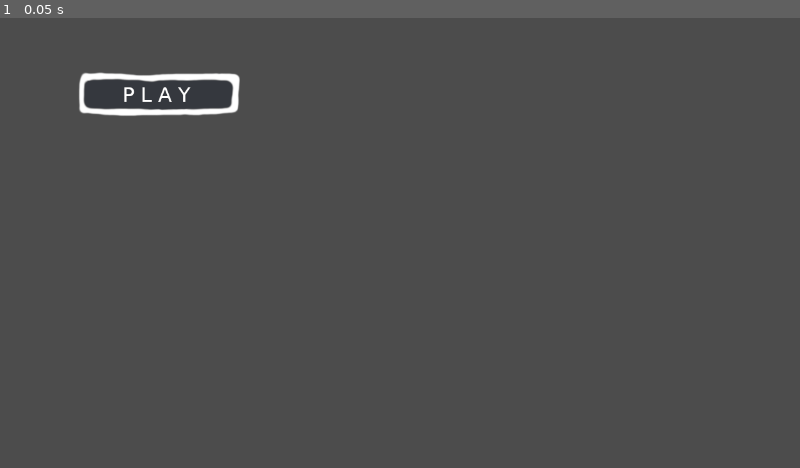
Above: before the commit, frame 1.
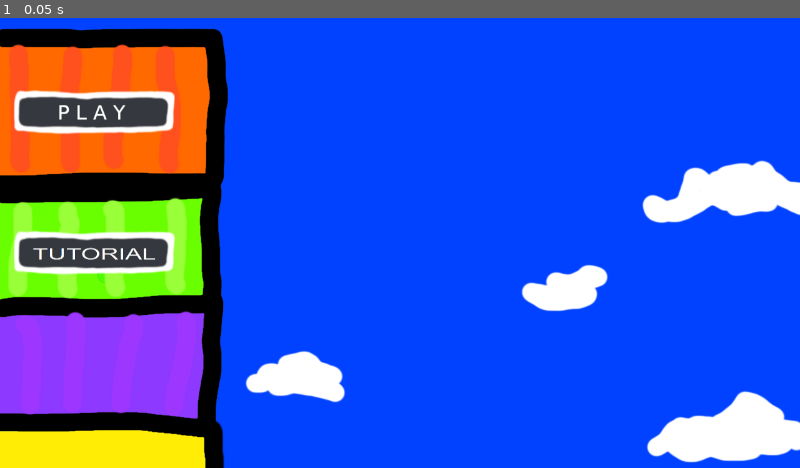
Above: after the commit, the same moment.

Repository: gitond/Gmtk-2021-Ortutay-Weck
Game: Godot game, scene res://title_screen.tscn
Two runs of this game, one before a commit and one after it. Both use one fixed random seed, a clock stepped at 60 frames per second and the inputs below.
Inputs:
- Up to frame 1 (0.05 s): no input

The runs differ from the first frame. In frame 1, 98% of the frame differs, in the area x 0-100%, y 0-100%.

Commit message:
Added menu

Diff:
--- a/scripts/title_screen/title_screen.gd
+++ b/scripts/title_screen/title_screen.gd
@@ -12,14 +12,16 @@
 # and the same thing will be done to the y values of course.
 
 # InpValues member format: [smallerCoordinate,biggerCoordinate,id]
-var InpValuesX = [[125,380,"INP_ID_1"]]
+var InpValuesX = [[50,380,"INP_ID_1"]]
 var InpValuesY = [[90,145,"INP_ID_1"]]
 
 var possibleValidInputIdsX = []
 var possibleValidInputIdsY = []
 
 # Called when the node enters the scene tree for the first time.
-#func _ready():
+func _ready():
+	get_node("PlayButton").global_position = Vector2(150, 150)
+	get_node("TutorialButton").global_position = Vector2(150, 375)
 
 # Called every frame. 'delta' is the elapsed time since the previous frame.
 #func _process(delta):
--- a/title_screen.tscn
+++ b/title_screen.tscn
@@ -1,54 +1,25 @@
-[gd_scene load_steps=3 format=2]
+[gd_scene load_steps=5 format=2]
 
 [ext_resource path="res://assets/temporary/title_screen/temp_play.png" type="Texture" id=1]
+[ext_resource path="res://assets/temporary/title_screen/menu_bg.png" type="Texture" id=2]
 [ext_resource path="res://scripts/title_screen/title_screen.gd" type="Script" id=3]
+[ext_resource path="res://assets/temporary/title_screen/tutorial_button.png" type="Texture" id=4]
 
 [node name="title_screen" type="MarginContainer"]
 anchor_right = 1.0
 anchor_bottom = 1.0
-custom_constants/margin_right = 120
-custom_constants/margin_top = 80
-custom_constants/margin_left = 120
-custom_constants/margin_bottom = 80
 script = ExtResource( 3 )
 __meta__ = {
 "_edit_use_anchors_": false
 }
 
-[node name="HBoxContainer" type="HBoxContainer" parent="."]
-margin_left = 120.0
-margin_top = 80.0
-margin_right = 1160.0
-margin_bottom = 640.0
+[node name="TextureRect" type="TextureRect" parent="."]
+margin_right = 1280.0
+margin_bottom = 720.0
+texture = ExtResource( 2 )
 
-[node name="TextureRect" type="TextureRect" parent="HBoxContainer"]
-margin_bottom = 560.0
-
-[node name="VBoxContainer" type="VBoxContainer" parent="HBoxContainer"]
-margin_left = 4.0
-margin_right = 264.0
-margin_bottom = 560.0
-
-[node name="TextureRect" type="TextureRect" parent="HBoxContainer/VBoxContainer"]
-margin_right = 260.0
-
-[node name="VBoxContainer" type="VBoxContainer" parent="HBoxContainer/VBoxContainer"]
-margin_top = 4.0
-margin_right = 260.0
-margin_bottom = 79.0
-__meta__ = {
-"_edit_use_anchors_": false
-}
-
-[node name="start_game_button" type="TextureRect" parent="HBoxContainer/VBoxContainer/VBoxContainer"]
-margin_right = 260.0
-margin_bottom = 75.0
+[node name="PlayButton" type="Sprite" parent="."]
 texture = ExtResource( 1 )
 
-[node name="TextureRect2" type="TextureRect" parent="HBoxContainer/VBoxContainer"]
-margin_top = 83.0
-margin_right = 260.0
-margin_bottom = 83.0
-__meta__ = {
-"_edit_use_anchors_": false
-}
+[node name="TutorialButton" type="Sprite" parent="."]
+texture = ExtResource( 4 )
